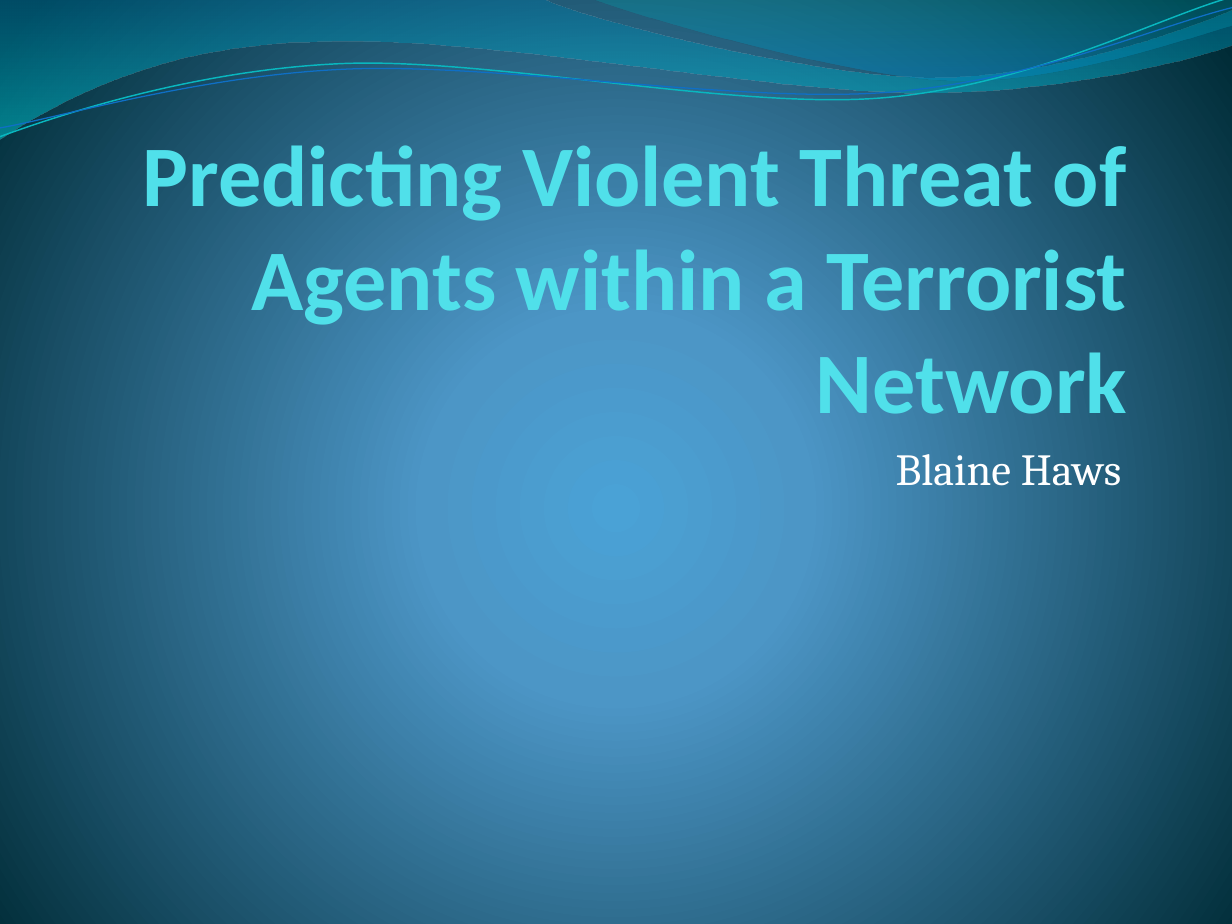
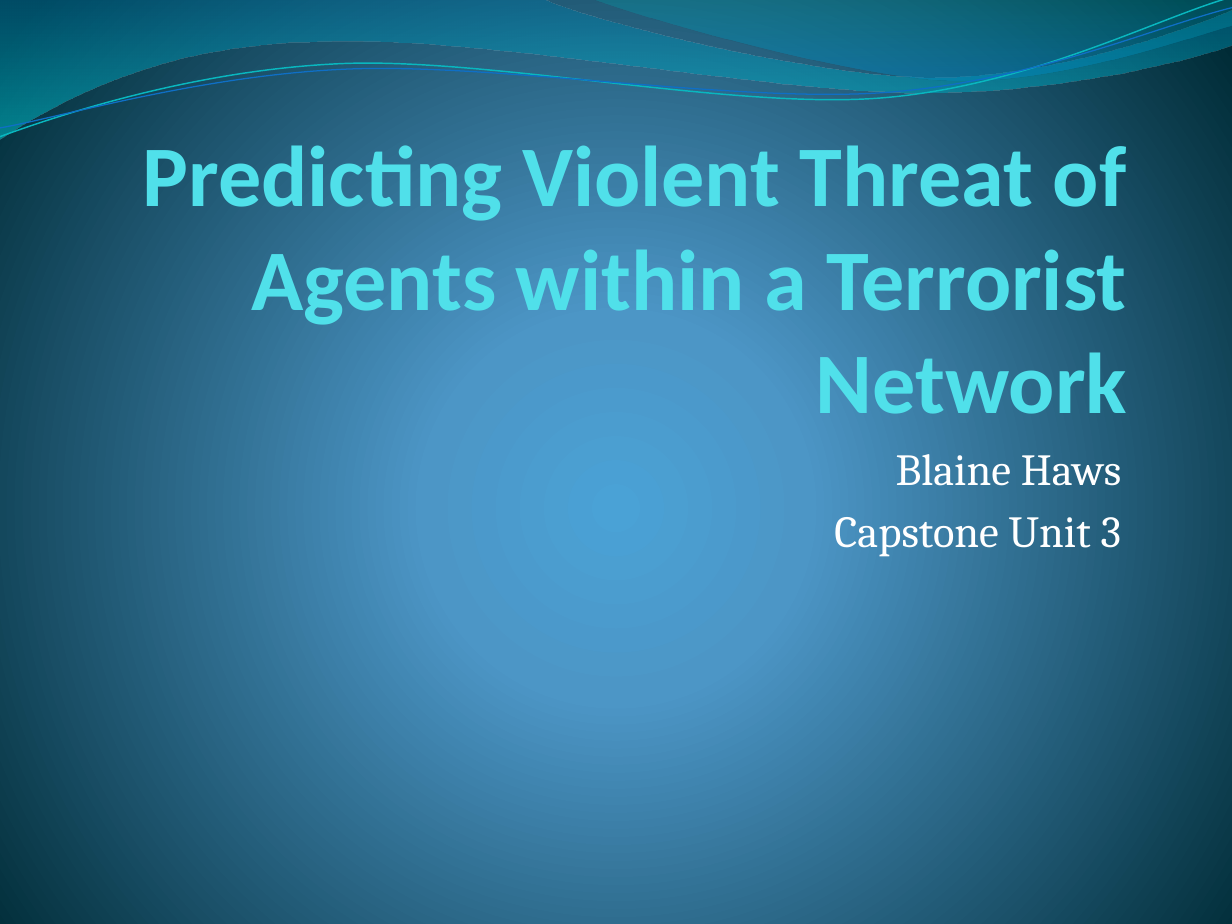
Before and after one commit to BlaHaws/Thinkful, a slide deck: slide 1 of CapstoneResearch/PredictingViolentThreat.pptx. Drawn at 1232x924 pixels with LibreOffice and Linux fonts; fonts in the diff are those of the drawing. Boxes give left, top, right and bottom in pixels: in the first picture for what was removed or moved away, otherwise in the second. Text is boxed around its words. In the diff, an @@ line names an element or a change of style, - is before the commit and + after.

Commit message:
Added new slide.

```diff
--- a/CapstoneResearch/PredictingViolentThreat.pptx
+++ b/CapstoneResearch/PredictingViolentThreat.pptx
@@ subtitle at (834,517,1122,557): paragraph added @@
+Capstone Unit 3
```
Also in this commit, not shown: 1 slide added.
